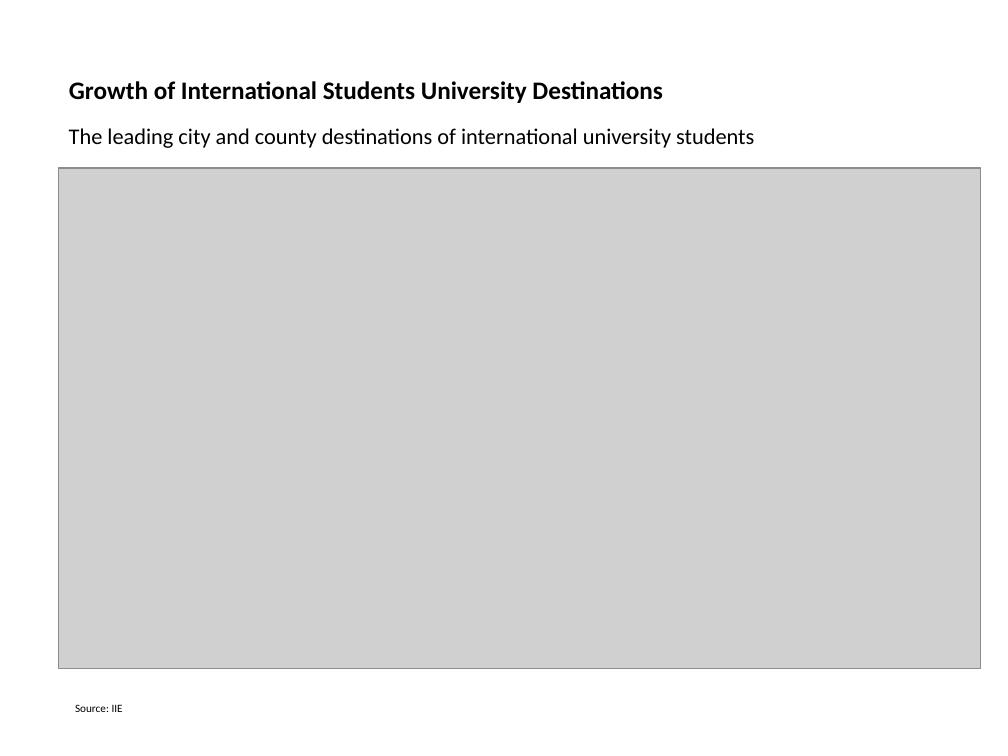
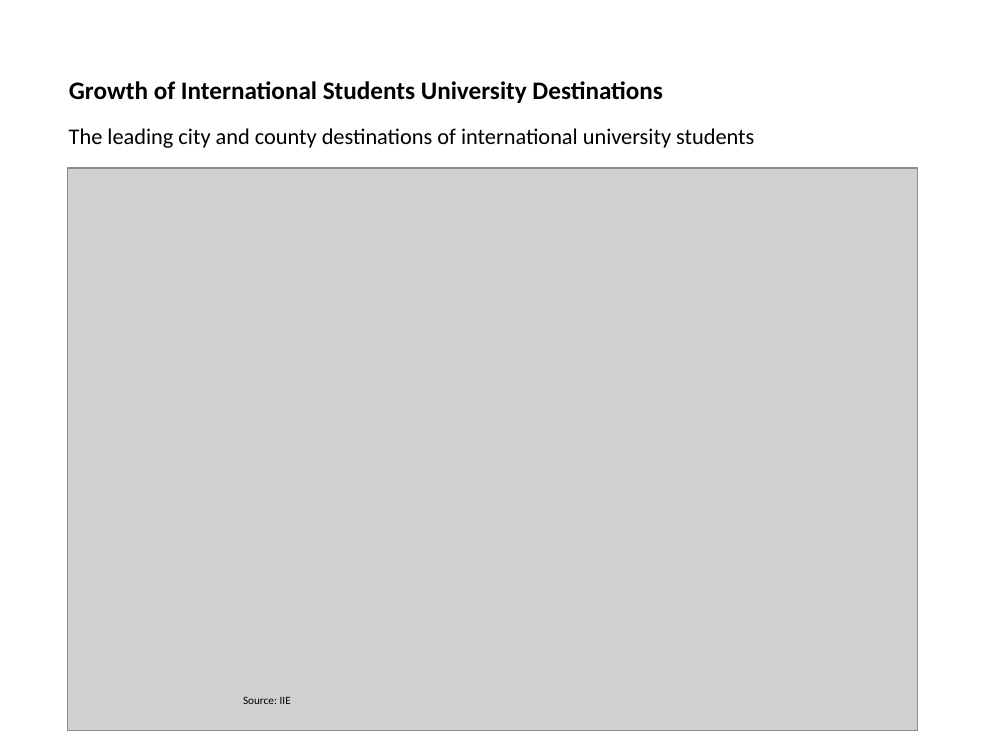
Before and after one commit to kadzema/InternationalSchoolsUS, a slide deck: slide 6 of PowerPoint/International_Schools_DRAFT 13122017.pptx. Drawn at 1008x756 pixels with LibreOffice and Linux fonts; fonts in the diff are those of the drawing; grey boxes stand for pictures. Boxes give left, top, right and bottom in pixels: in the first picture for what was removed or moved away, otherwise in the second. Text is boxed around its words. In the diff, an @@ line names an element or a change of style, - is before the commit and + after.

```diff
--- a/PowerPoint/International_Schools_DRAFT 13122017.pptx
+++ b/PowerPoint/International_Schools_DRAFT 13122017.pptx
@@ picture: place and size @@
-picture at [58,168,980,669]
+picture at [68,168,918,731]
@@ text "Source: IIE": place and size @@
-text "Source: IIE" at [75,704,123,712]
+text "Source: IIE" at [243,696,291,704]
```
Also in this commit, not shown: 4 other slides changed, 1 slide added, 1 slide removed, 6 other files.
